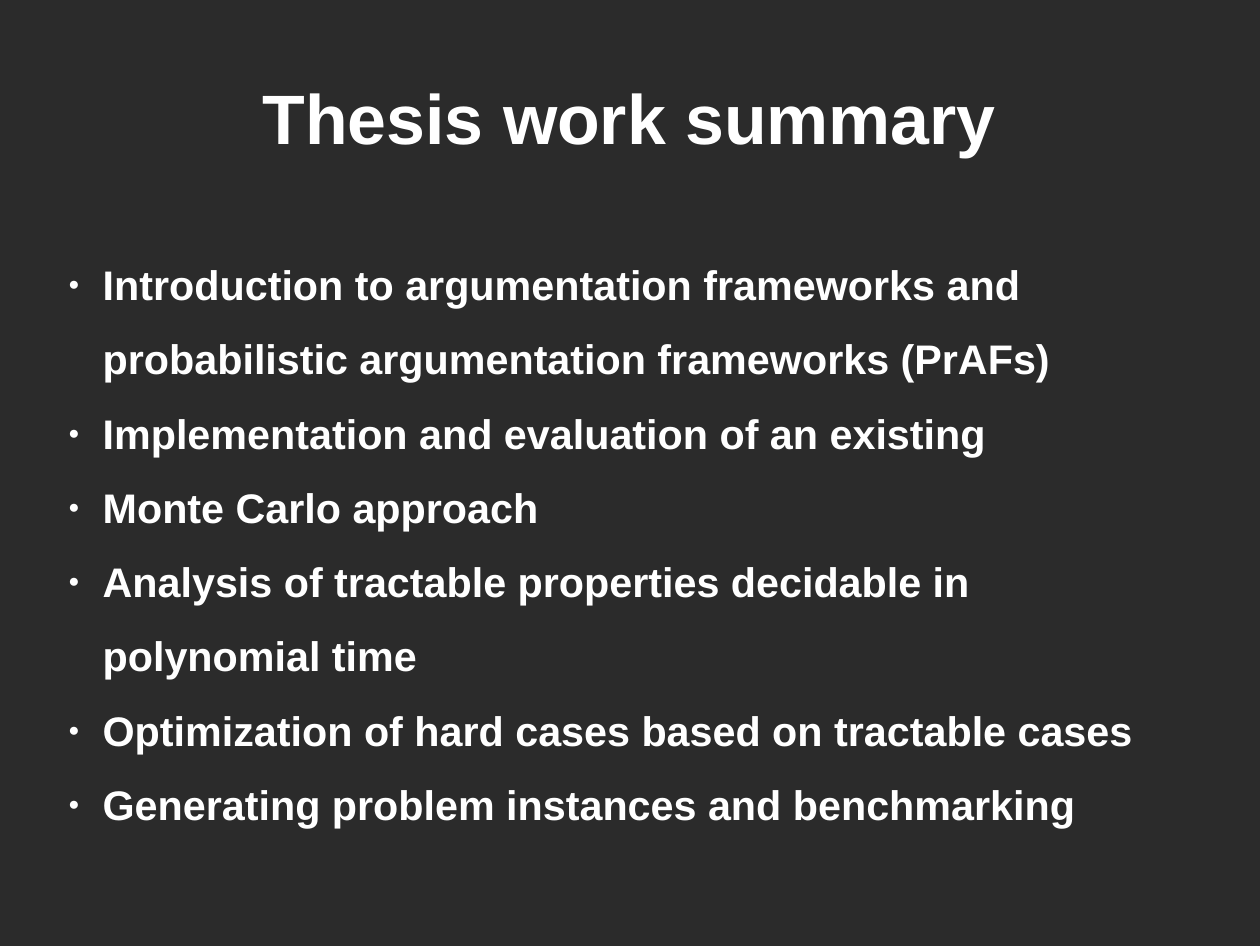
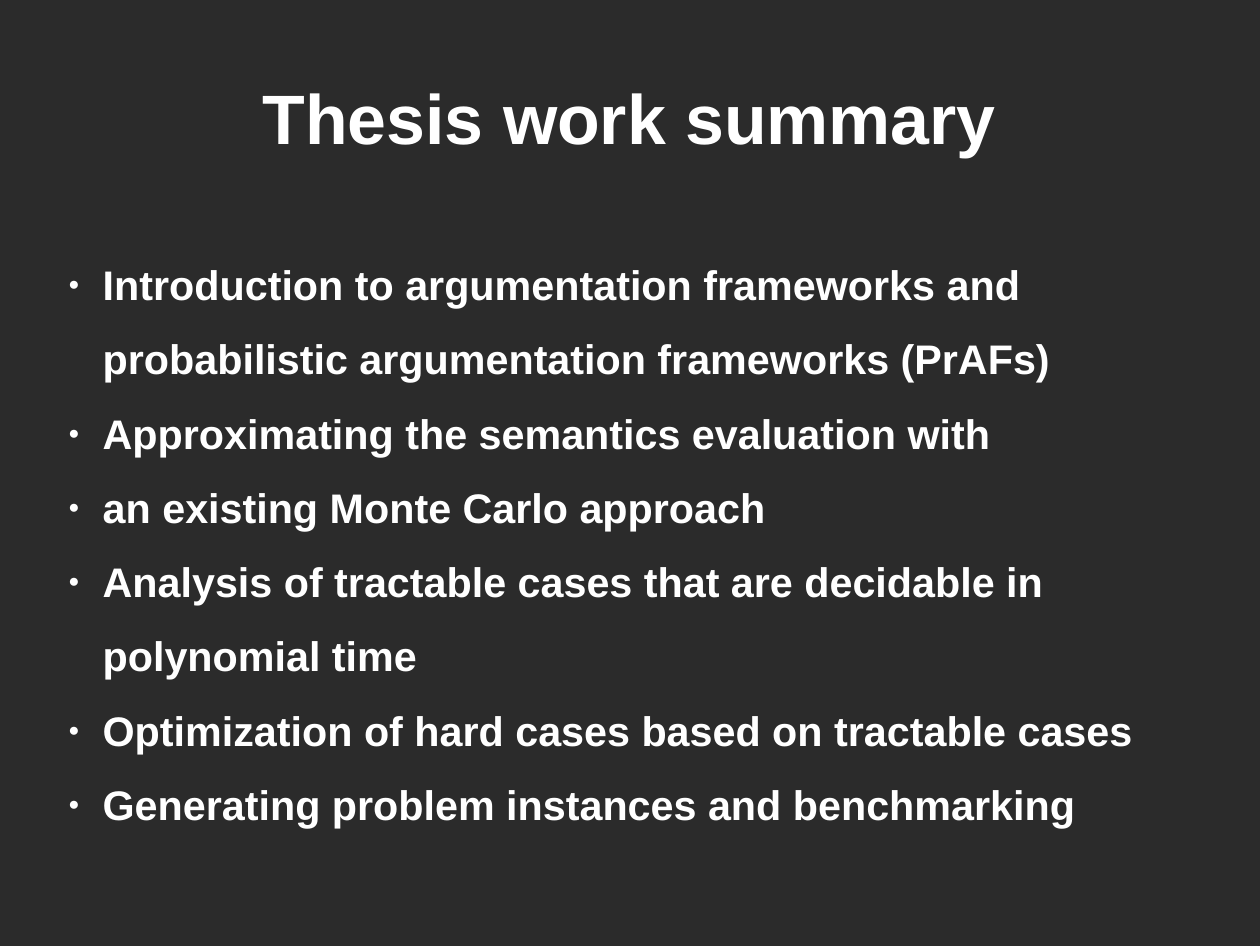
Before and after one commit to lethalman/thesis, a slide deck: slide 2 of doc/summary.odp. Drawn at 1260x946 pixels with LibreOffice and Linux fonts; fonts in the diff are those of the drawing; background and template pictures are left out; a plain dark background stands for a picture behind light text. Boxes give left, top, right and bottom in pixels: in the first picture for what was removed or moved away, otherwise in the second. Text is boxed around its words. In the diff, an @@ line names an element or a change of style, - is before the commit and + after.

```diff
--- a/doc/summary.odp
+++ b/doc/summary.odp
@@ text at [103, 419, 1043, 680]: text changed @@
-● Implementation and evaluation of an existing
-● Monte Carlo approach
-● Analysis of tractable properties decidable in polynomial time
+● Approximating the semantics evaluation with
+● an existing Monte Carlo approach
+● Analysis of tractable cases that are decidable in polynomial time
```
Also in this commit, not shown: 7 other slides changed, 5 slides added, 7 slides removed, 1 other file.
